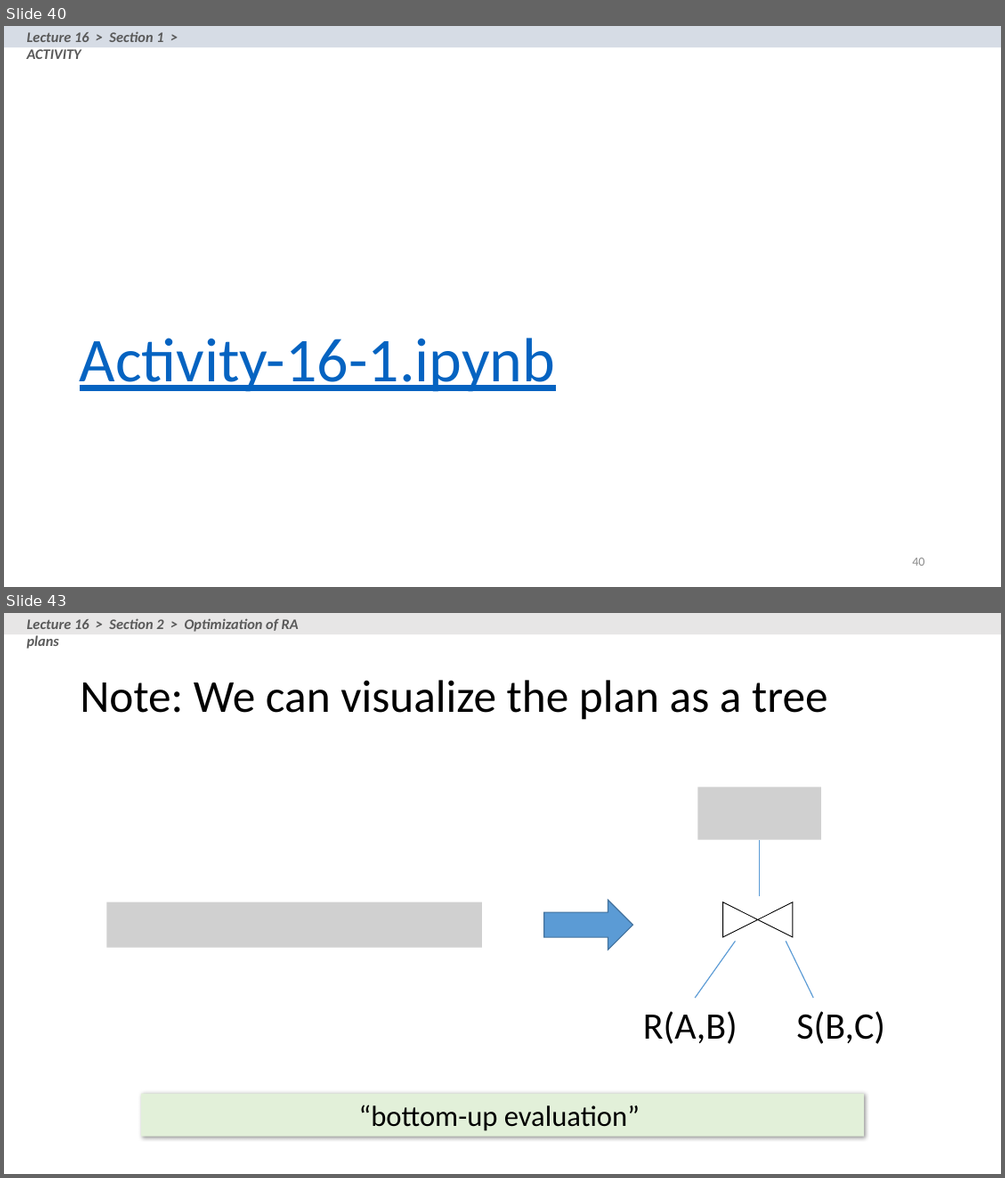
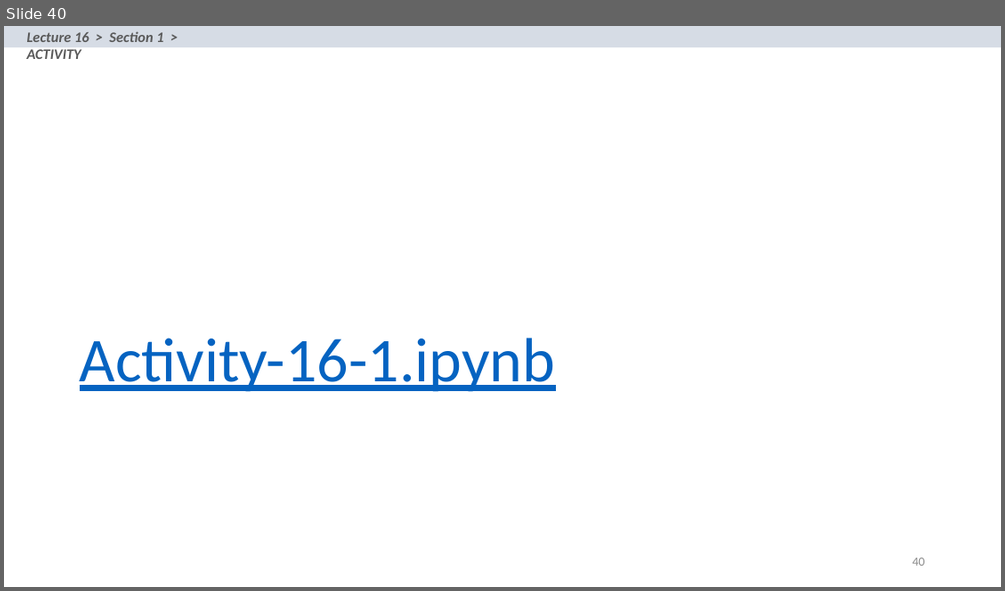
Before and after one commit to XIEQ/cs145-notebooks, a slide deck: lecture-16/Lecture_16_Relational_Algebra.pptx. Shown one above the other, each under a label of ours: slides 40 and 43 before the commit, slide 40 after it; the slides between them are not shown. The pictures are 1005x1178 and 1005x591 pixels, drawn with LibreOffice and Linux fonts; fonts in the diff are those of the drawing; grey boxes stand for pictures. Boxes give left, top, right and bottom in pixels: in the first picture for what was removed or moved away, otherwise in the second. Text is boxed around its words. In the diff, an @@ line names an element or a change of style, - is before the commit and + after.

```diff
--- a/lecture-16/Lecture_16_Relational_Algebra.pptx
+++ b/lecture-16/Lecture_16_Relational_Algebra.pptx
@@ slide 43 removed at <box>4,613,1001,1174</box>, background #FFFFFF @@
@@ rectangle removed at <box>4,613,1001,634</box> @@
@@ text removed at <box>27,618,299,649</box> @@
-Lecture 16 > Section 2 > Optimization of RA plans
@@ title removed at <box>80,680,827,720</box> @@
-Note: We can visualize the plan as a tree
@@ picture removed at <box>698,787,821,840</box> @@
@@ line removed from (760, 896) to (760, 840) @@
@@ picture removed at <box>106,902,482,948</box> @@
@@ right arrow removed at <box>544,900,633,950</box> @@
@@ flow chart collate removed at <box>723,901,793,937</box> @@
@@ line removed from (695, 997) to (736, 941) @@
@@ line removed from (813, 997) to (786, 941) @@
@@ text removed at <box>643,1011,737,1044</box> @@
-R(A,B)
@@ text removed at <box>796,1011,885,1044</box> @@
-S(B,C)
@@ rectangle removed at <box>141,1093,864,1135</box> @@
-“bottom-up evaluation”
```
Also in this commit, not shown: 18 slides changed, 14 other slides removed, 7 other files.
